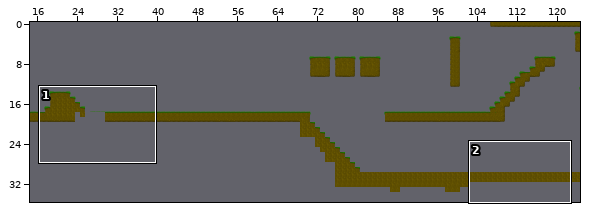
Tiled map (JSON): src/map/mapTestOne.json. Above, an overview of the earlier version with the close-up marked.
Close-up. Old version:
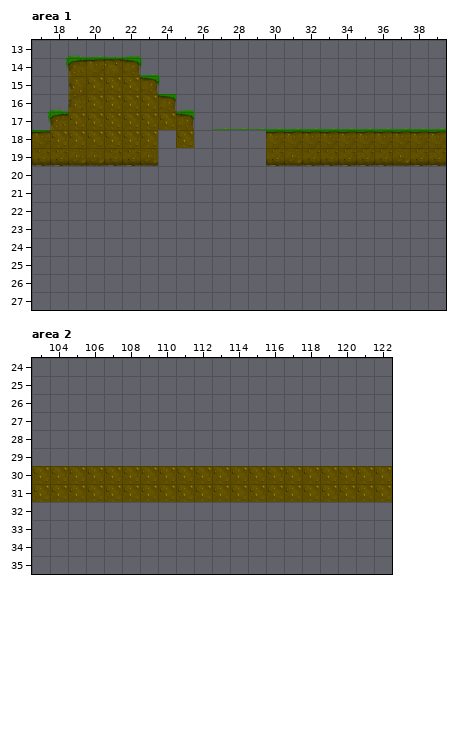
Cells are 32x32 px. Shown: area 1 x 17..39, y 13..27; area 2 x 103..122, y 24..35. The commit also changed other parts of the map, which this record leaves out.
And afterwards:
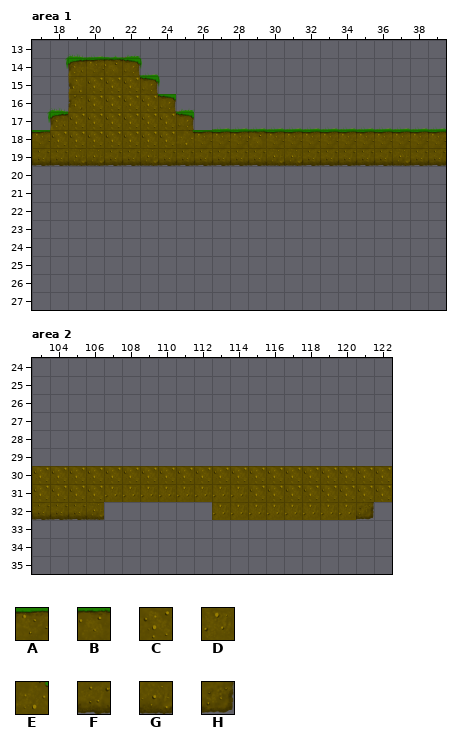
Key: from "all_small": A 8, B 9, C 12, D 18, E 20, F 26, G 27, H 28.
_ is an empty cell.
What changed:
Layer "Tile Layer 1", area 1:
y 18: x 24..29 _C____ -> CEAAAB
y 19: x 24..30 ______F -> FFFFFFG
Layer "Tile Layer 1", area 2:
y 31: x 107..114 CCCCCCCC -> DDDDDDDD
y 32: x 103..106 ____ -> FFFG; x 113..121 _________ -> DDDDDDDDH
